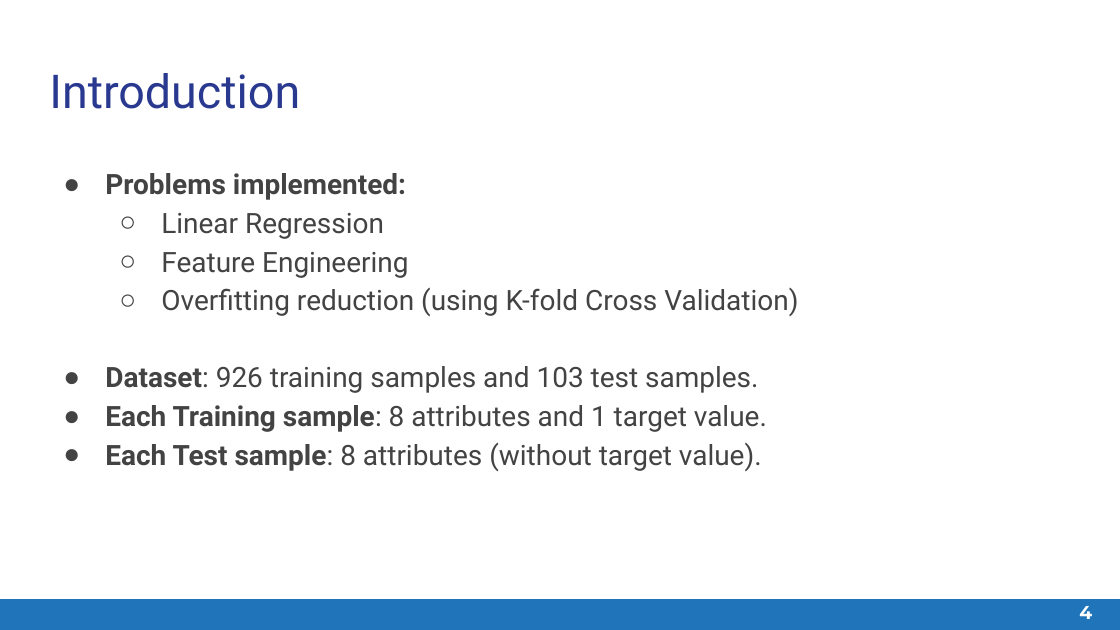
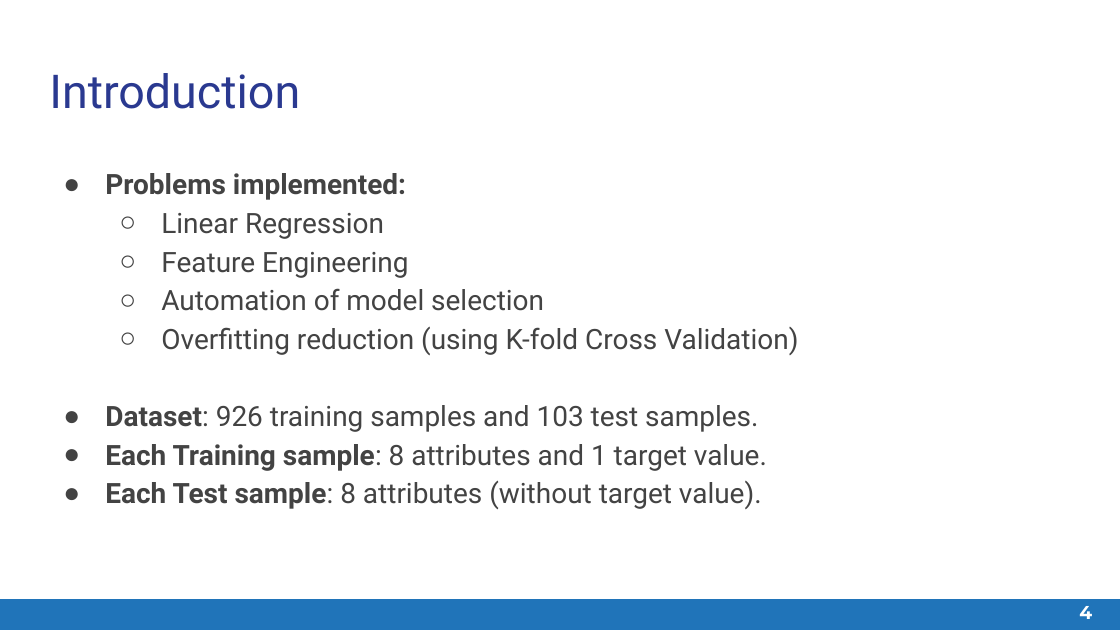
Before and after one commit to ayushkumarshah/Linear_Feature_Engineering_Matlab, a slide deck: slide 4 of documentation/Quantitative Foundations Project 1 - Slide Deck.pptx. Drawn at 1120x630 pixels with LibreOffice and Linux fonts; fonts in the diff are those of the drawing. Boxes give left, top, right and bottom in pixels: in the first picture for what was removed or moved away, otherwise in the second. Text is boxed around its words. In the diff, an @@ line names an element or a change of style, - is before the commit and + after.

```diff
--- a/documentation/Quantitative Foundations Project 1 - Slide Deck.pptx
+++ b/documentation/Quantitative Foundations Project 1 - Slide Deck.pptx
@@ text at box(161, 288, 544, 311): paragraph added @@
+  ○ Automation of model selection
```
Also in this commit, not shown: 5 other slides changed, 1 slide added, 1 other file.
